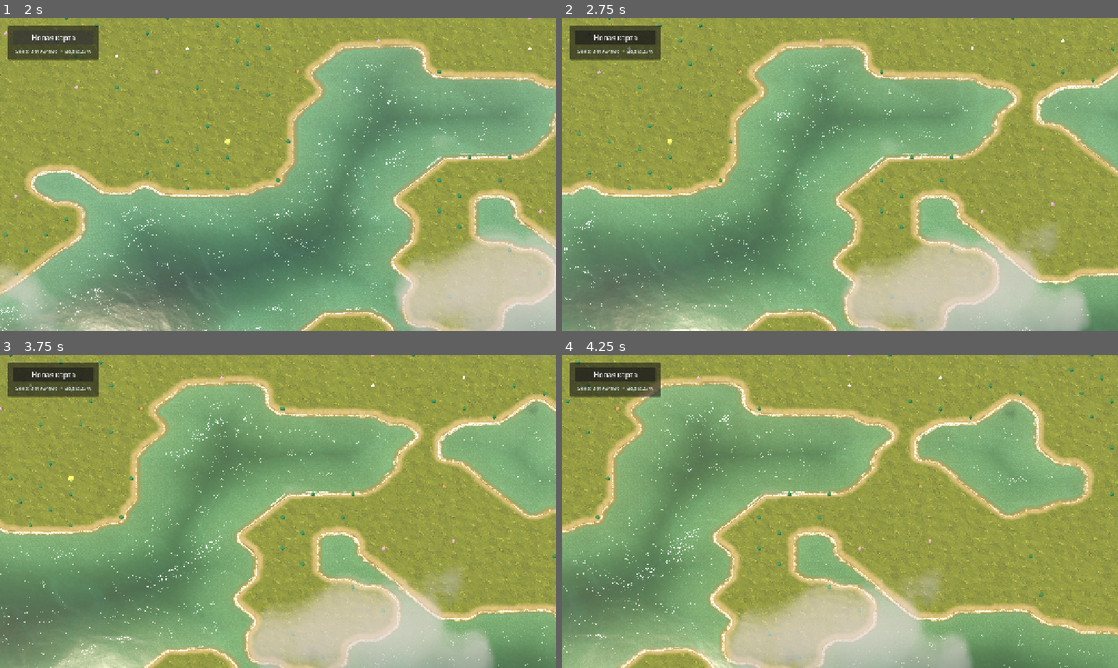
Above: before the commit, frames 1-4 (two rows, left to right).
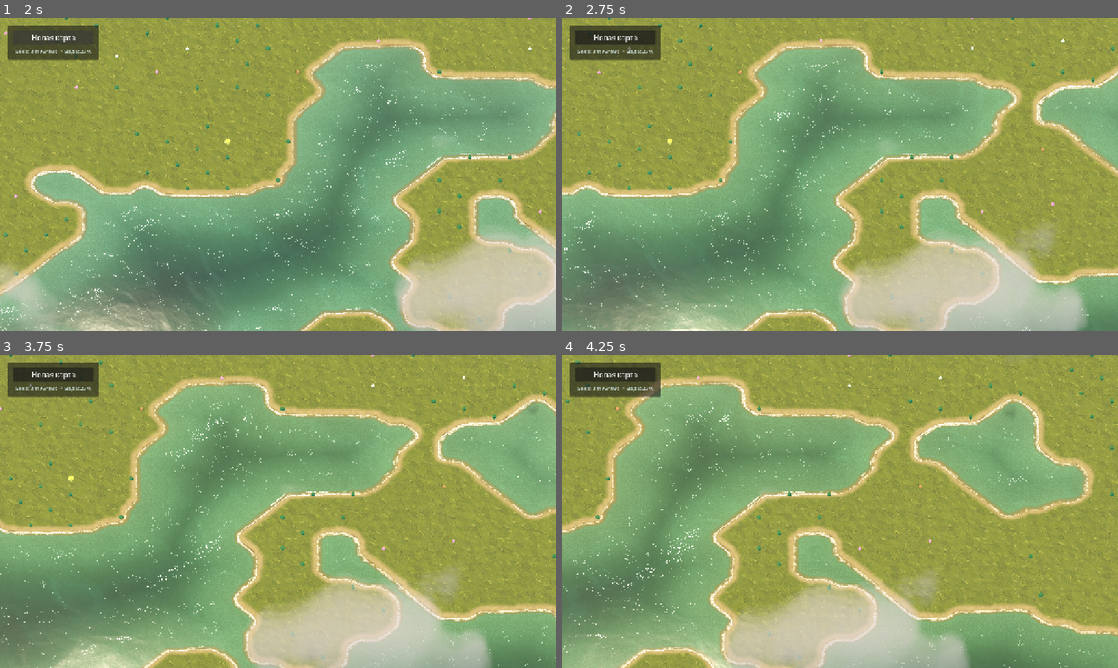
Above: after the commit, the same moments.

Repository: FROSTEG12/RTS-Perlin-Prototype
Game: Godot game, scene res://scenes/main.tscn
Two runs of this game, one before a commit and one after it. Both use one fixed random seed, a clock stepped at 60 frames per second and the inputs below.
Inputs (mouse positions are in pixels of both pictures, inside the frame that each line leads up to):
- Up to frame 1 (2 s): click "Новая карта" at 0.5 s; click "Новая карта" at 1.25 s
- Up to frame 2 (2.75 s): move the mouse to (962, 158) at 2.02 s; hold D from 2.03 s (still down); click (962, 158) at 2.17 s
- Up to frame 3 (3.75 s): release D at 2.75 s; drag from (166, 527) to (250, 574) at 2.77 s; move the mouse to (333, 442) at 3.52 s; hold D from 3.53 s (still down)
- Up to frame 4 (4.25 s): keep holding D

Frame 1 is identical in both runs. In frame 2, less than 0.1% of the frame differs, in the area x 50-95%, y 76-98%; in frame 3, less than 0.1%; in frame 4, less than 0.1%.

Commit message:
fix: synchronize cloud projection with camera draw

Diff:
--- a/scripts/main.gd
+++ b/scripts/main.gd
@@ -18,7 +18,7 @@
 var is_generating := false
 
 
-func _process(_delta: float) -> void:
+func _update_cloud_camera_uniforms() -> void:
 	var cloud_material := cloud_overlay.material as ShaderMaterial
 	var viewport_size := get_viewport().get_visible_rect().size
 	var camera_basis := game_camera.global_transform.basis
@@ -31,6 +31,11 @@
 
 
 func _ready() -> void:
+	# Camera input and edge clamping run during the frame. Update the world-space
+	# cloud projection only after that work, immediately before rendering, so the
+	# overlay never trails the camera by one frame at map boundaries.
+	RenderingServer.frame_pre_draw.connect(_update_cloud_camera_uniforms)
+	_update_cloud_camera_uniforms()
 	world_seed = int(Time.get_unix_time_from_system()) % 2_000_000_000
 	new_map_button.pressed.connect(_on_new_map_pressed)
 	generate_world()
